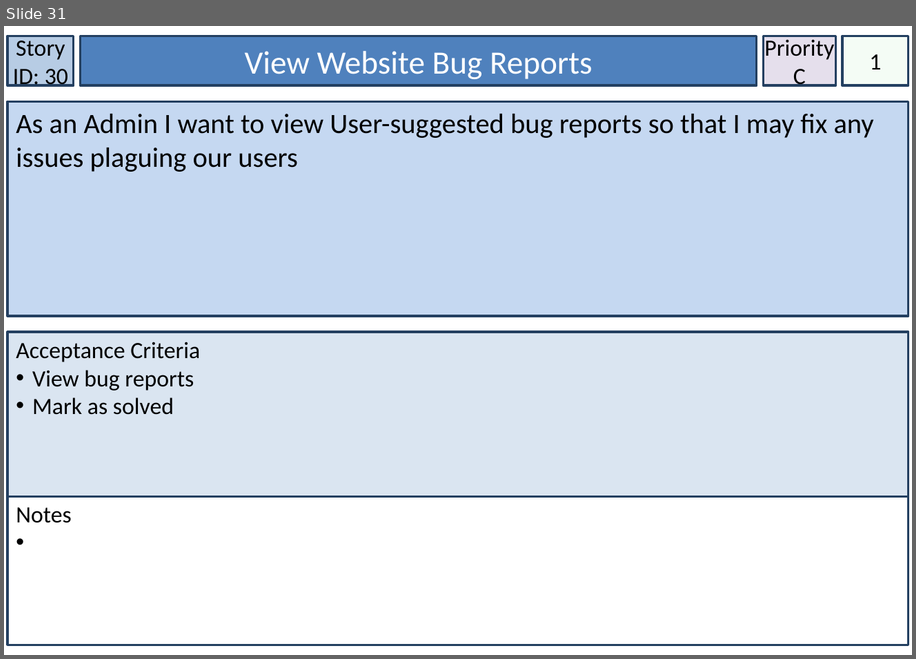
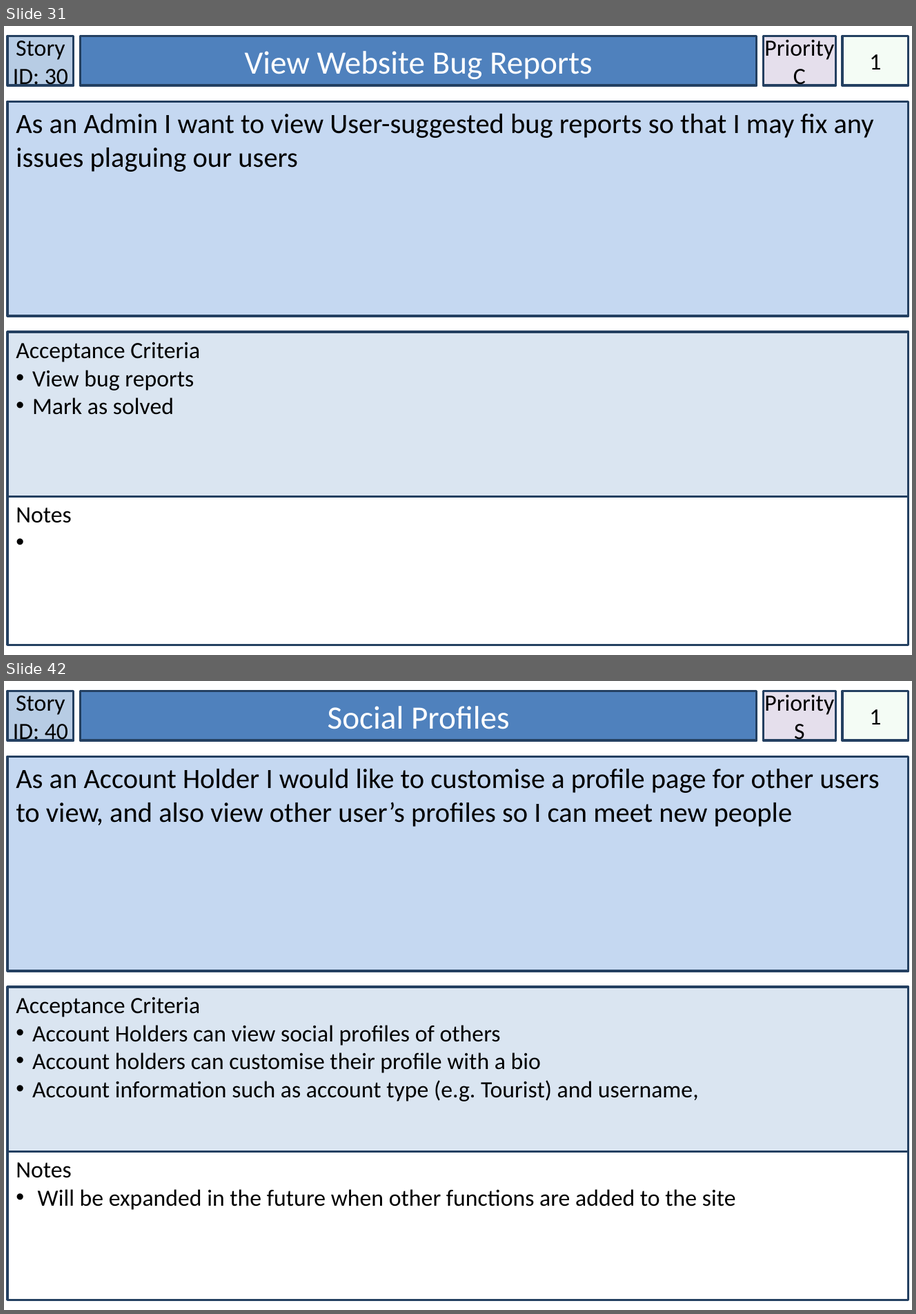
Before and after one commit to lowejosh/Django-landmarks, a slide deck: Artifact Files/Story Cards.pptx. Shown one above the other, each under a label of ours: slide 31 before the commit, slides 31 and 42 after it; the slides between them are not shown. The pictures are 916x659 and 916x1314 pixels, drawn with LibreOffice and Linux fonts; fonts in the diff are those of the drawing. Boxes give left, top, right and bottom in pixels: in the first picture for what was removed or moved away, otherwise in the second. Text is boxed around its words. In the diff, an @@ line names an element or a change of style, - is before the commit and + after.

```diff
--- a/Artifact Files/Story Cards.pptx
+++ b/Artifact Files/Story Cards.pptx
@@ slide 42 added at bbox=[4, 681, 912, 1310], background #FFFFFF @@
@@ rectangle added at bbox=[7, 691, 74, 740], fill #B7CCE4, outline #244061 2 pt, 20 pt, text #000000 @@
+Story ID: 40
@@ rectangle added at bbox=[81, 691, 757, 740], fill #4F81BD, outline #244061 2 pt, 28 pt, text #FFFFFF @@
+Social Profiles
@@ rectangle added at bbox=[764, 691, 837, 740], fill #E5DFEC, outline #244061 2 pt, 20 pt, text #000000 @@
+Priority
+S
@@ rectangle added at bbox=[842, 691, 909, 740], fill #CCF0CD at 20% opacity, outline #244061 2 pt, 20 pt, text #000000 @@
+1
@@ rectangle added at bbox=[7, 756, 909, 971], fill #C5D8F1, outline #244061 2 pt, 24 pt, text #000000 @@
+As an Account Holder I would like to customise a profile page for other users to view, and also view other user’s profiles so I can meet new people
@@ rectangle added at bbox=[7, 987, 909, 1152], fill #DAE5F1, outline #244061 2 pt, 20 pt, text #000000 @@
+Acceptance Criteria
+• Account Holders can view social profiles of others
+• Account holders can customise their profile with a bio
+• Account information such as account type (e.g. Tourist) and username,
@@ rectangle added at bbox=[7, 1152, 909, 1300], fill #FFFFFF, outline #244061 2 pt, 20 pt, text #000000 @@
+Notes
+• Will be expanded in the future when other functions are added to the site
```
Also in this commit, not shown: 1 slide changed, 10 other slides added, 9 other files.
